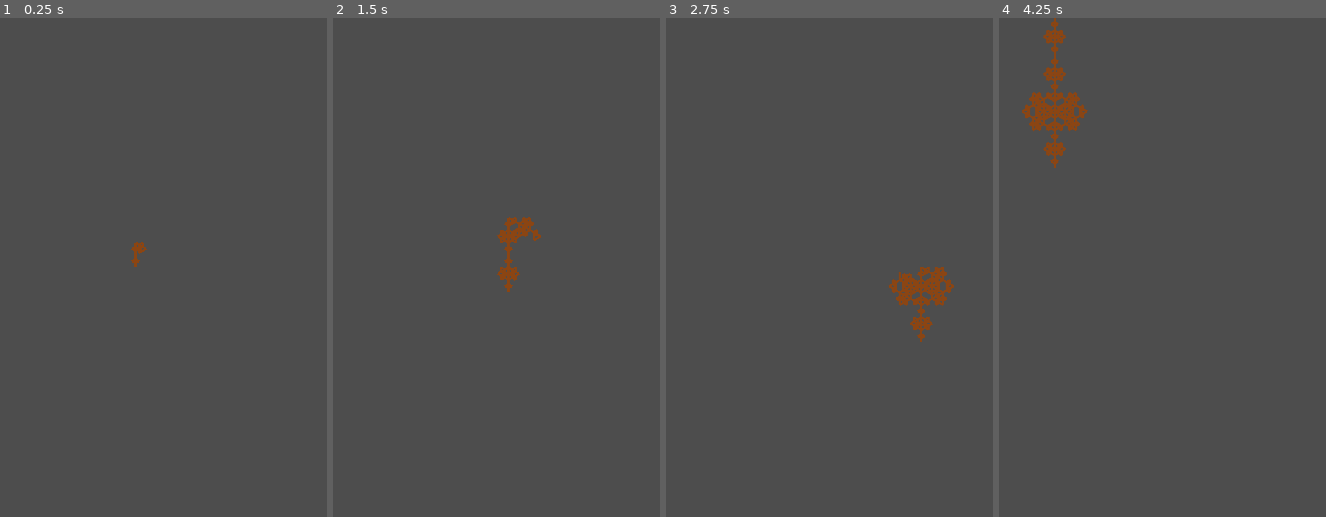
Above: before the commit, frames 1-4 (left to right).
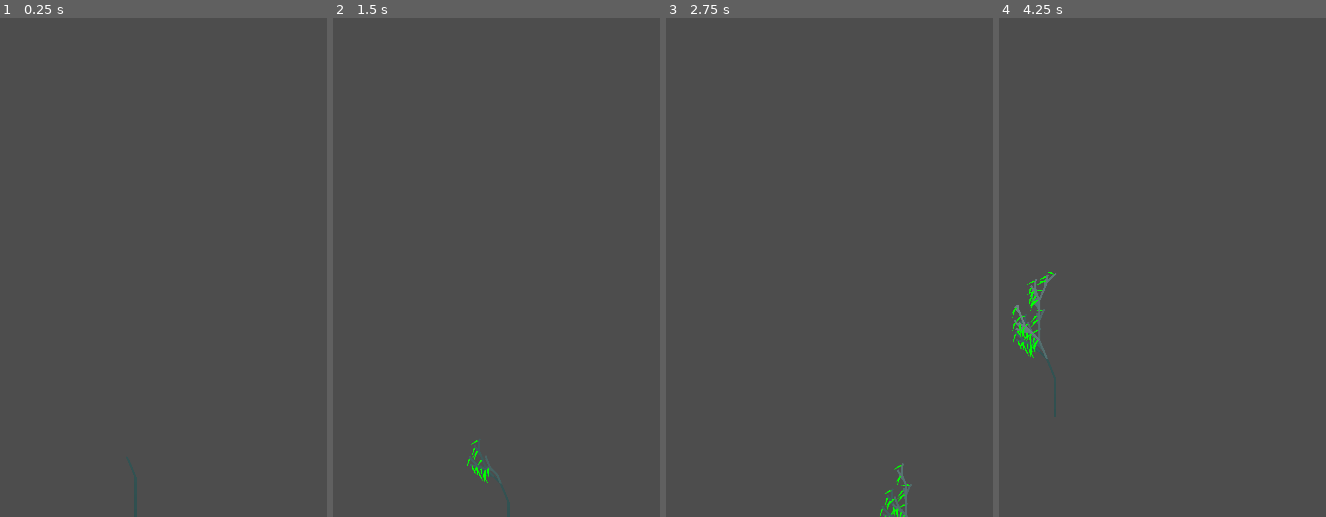
Above: after the commit, the same moments.

Repository: Gwynennen/Godot-4.1.1---Procedural-plants-generation-using-L-system
Game: Godot game, scene res://Main.tscn
Two runs of this game, one before a commit and one after it. Both use one fixed random seed, a clock stepped at 60 frames per second and the inputs below. The project has no main scene, so this scene is started directly.
Inputs (mouse positions are in pixels of both pictures, inside the frame that each line leads up to):
- Up to frame 1 (0.25 s): no input
- Up to frame 2 (1.5 s): move the mouse to (643, 242) at 0.52 s; click (643, 242) at 0.67 s; tap Enter at 1.25 s; drag from (outside the picture) to (427, 367) at 1.27 s
- Up to frame 3 (2.75 s): move the mouse to (881, 157) at 2.02 s; click (881, 157) at 2.17 s
- Up to frame 4 (4.25 s): tap Space at 2.75 s; drag from (1093, 367) to (outside the picture) at 2.77 s; tap Enter at 3.5 s; move the mouse to (outside the picture) at 3.52 s; click (outside the picture) at 3.67 s

The runs differ from the first frame. In frame 1, 0.2% of the frame differs, in the area x 38-45%, y 44-100%; in frame 2, 0.7%; in frame 3, 1.3%; in frame 4, 2.2%, in the area x 3-28%, y 0-80%.

Commit message:
Add files via upload

Diff:
--- a/L-system2D/MAIN.gd
+++ b/L-system2D/MAIN.gd
@@ -1,40 +1,27 @@
 extends Node2D
 
 var parts = []
-var polyPoints
 var drawble = "FH"
 var skips = "fh"
-var constants = "-+[]|#!@{}.<>&()"
-var swapFlag = 1
+var actions = "-+[]|#!{}.<>&()L"
 var rules
-var colors = {
-	"F": Color.SADDLE_BROWN,
-	"H": Color.BLACK,
-	"dot": Color.DARK_GREEN
-}
 var starting
 var current
-var checkpoint = {
-	"pos": [],
-	"dir": []
-}
-var steps = 5
-var TW
+
 
 func _ready():
 	randomize()
-	rules = load_preset("P2")
+	main("Tree1", Vector2(DisplayServer.window_get_size().x/2, DisplayServer.window_get_size().y), 5, Color.DARK_SLATE_GRAY)
+
+func main(preset_name: String, startingPos: Vector2, steps, color):
+	rules = load_settings(preset_name)
 	current = starting.duplicate(true)
-	$Camera2D.position = starting.pos
-	TW = create_tween()
-	TW.finished.connect(func():
-		var doneLabel = Label.new()
-		doneLabel.text = "DONE"
-		add_child(doneLabel)
-		)
-	calculate_draw()
+	current.pos = startingPos
+	current.color = color
+	calculate_state(steps)
+	draw_parts(set_tween())
 
-func load_preset(presetName: String):
+func load_settings(presetName: String):
 	var preset_data = {}
 	var presets = ConfigFile.new()
 	var err = presets.load("presets.cfg")
@@ -50,16 +37,14 @@
 						starting = presets.get_value(p, key)
 						starting.angle = deg_to_rad(starting.angle)
 						starting.angleDelta = deg_to_rad(starting.angleDelta)
-						starting.pos = Vector2(DisplayServer.window_get_size().x/starting.posX_ratio, DisplayServer.window_get_size().y/starting.posY_ratio)
 						starting.dir = Vector2(starting.dirX, starting.dirY)
 					_:
 						preset_data[key] = presets.get_value(p, key)
 
+			return preset_data
+	push_error("No such preset in config")
 
-			return preset_data
-
-func calculate_draw():
-# calculating state
+func calculate_state(steps):
 	for step in steps:
 		var tmp = ""
 		for part in current.state:
@@ -72,56 +57,71 @@
 				tmp += part
 		current.state = tmp
 
-# drawing
+func draw_parts(TW):
+	var polyPoints
+	var swapFlag = 1
+	var checkpoint = {
+		"pos": [],
+		"dir": []
+	}
 	for part in current.state:
 		if part in drawble:
-			var tmpLength = current.length if part == "F" else current.length/2
-			var newPos = current.pos + current.dir*tmpLength
+			var newPos = current.pos + current.dir * (current.length if part == "F" else current.length/2)
 			var line = Line2D.new()
 			line.add_point(current.pos)
 			line.add_point(current.pos)
 			line.set_width(current.width)
-			line.set_default_color(colors[part])
+			line.set_default_color(current.color)
+			current.color = current.color.lightened(0.001)
 			parts.append(line)
 			add_child(line)
 			TW.tween_method((func(newPos, line): line.set_point_position(line.get_point_count()-1, newPos)).bind(line), current.pos, newPos, 0.01).set_trans(Tween.TRANS_LINEAR)
 			current.pos = newPos
 		elif part in skips:
 			current.pos = current.pos + current.dir*current.length
-		elif part in constants:
+		elif part in actions:
 			match part:
-				"-": current.dir = current.dir.rotated(-current.angle * swapFlag)
-				"+": current.dir = current.dir.rotated(current.angle * swapFlag)
+#				handle stack
 				"[":
 					checkpoint.pos.append(current.pos)
 					checkpoint.dir.append(current.dir)
 				"]":
 					current.pos = checkpoint.pos.pop_back()
 					current.dir = checkpoint.dir.pop_back()
+
+#				handle angles
+				"-": current.dir = current.dir.rotated(-current.angle * swapFlag).normalized()
+				"+": current.dir = current.dir.rotated(current.angle * swapFlag).normalized()
+				"(":
+					current.angle += current.angleDelta
+				")":
+					current.angle -= current.angleDelta
 				"|":
-					current.width -= deg_to_rad(180)
+					current.angle -= deg_to_rad(180)
+
+#				width
 				"#":
 					current.width += current.widthDelta
 				"!":
 					current.width -= current.widthDelta
+
+#				length
 				"<":
 					current.length += current.lengthDelta
 				">":
 					current.length -= current.lengthDelta
-				"(":
-					current.angle += current.angleDelta
-				")":
-					current.angle -= current.angleDelta
-				"@":
-					var line = Line2D.new()
-					var newPos = current.pos + current.dir*current.width
-					line.add_point(current.pos)
-					line.add_point(current.pos)
-					line.set_width(current.width)
-					line.set_default_color(colors.dot)
-					parts.append(line)
-					add_child(line)
-					TW.tween_method((func(newPos, line): line.set_point_position(line.get_point_count()-1, newPos)).bind(line), current.pos, newPos, 0.01).set_trans(Tween.TRANS_LINEAR)
+
+#				handle leaves
+				"L":
+					var leaf = Polygon2D.new()
+					var newPos = PackedVector2Array([current.pos, current.pos+current.dir.rotated(150)*current.length, current.pos+current.dir.rotated(300)*current.length*4])
+					leaf.set_polygon(PackedVector2Array([current.pos, current.pos+current.dir*current.width,current.pos+current.dir*current.width]))
+					leaf.set_color(Color.GREEN)
+					parts.append(leaf)
+					add_child(leaf)
+					TW.tween_method((func(newPos, leaf): leaf.set_polygon(newPos)).bind(leaf), leaf.get_polygon(), newPos, 0.01).set_trans(Tween.TRANS_LINEAR)
+
+#				handle polygon
 				"{":
 					polyPoints = PackedVector2Array()
 					polyPoints.append(current.pos)
@@ -133,5 +133,19 @@
 					poly.color = Color.YELLOW
 					poly.set_polygon(polyPoints)
 					polyPoints = PackedVector2Array()
+
+# 				reverse +- action
 				"&":
 					swapFlag = 1 if swapFlag == -1 else 1
+
+
+
+func set_tween():
+	var TW = create_tween()
+	TW.finished.connect(func():
+		var doneLabel = Label.new()
+		doneLabel.text = "DONE"
+		add_child(doneLabel)
+	)
+
+	return TW
--- a/L-system2D/Main.tscn
+++ b/L-system2D/Main.tscn
@@ -7,4 +7,5 @@
 script = ExtResource("1_saftl")
 
 [node name="Camera2D" type="Camera2D" parent="."]
+anchor_mode = 0
 script = ExtResource("2_aao2y")
--- a/L-system2D/presets.cfg
+++ b/L-system2D/presets.cfg
@@ -1,11 +1,9 @@
+;https://www.houdinikitchen.net/2019/12/21/how-to-create-l-systems/
 [P1]
-
 X = {"pbty": 100, "main":"{F-F}{F-F}--[--X]{F-F}{F-F}--{F-F}{F-F}--", "second": "Y"}
 Y = {"pbty": 100, "main":"f-F+X+F-fY", "second": ""}
 values = {
 	"state": "Y---Y",
-	"posX_ratio": 2,
-	"posY_ratio": 2,
 	"length": 10,
 	"lengthDelta": 4,
 	"width": 5,
@@ -17,12 +15,9 @@
 }
 
 [P2]
-
 F = {"pbty": 100, "main":"FF++F++F+F++F-F"}
 values = {
 	"state": "F",
-	"posX_ratio": 2,
-	"posY_ratio": 2,
 	"length": 10,
 	"lengthDelta": 4,
 	"width": 5,
@@ -32,3 +27,32 @@
 	"angle": 60,
 	"angleDelta": 20
 }
+
+[EdgeRewrite1]
+F = {"pbty": 100, "main":"F+F--F+F"}
+values = {
+	"state": "F",
+	"length": 50,
+	"lengthDelta": 4,
+	"width": 5,
+	"widthDelta": 2,
+	"dirX": 0,
+	"dirY": -1,
+	"angle": 60,
+	"angleDelta": 20
+}
+
+[Tree1]
+X = {"pbty": 100, "main":"F-[[X]+X]+F[+FX]-XL"}
+F = {"pbty": 100, "main":"FF"}
+values = {
+	"state": "X",
+	"length": 6,
+	"lengthDelta": 4,
+	"width": 5,
+	"widthDelta": 2,
+	"dirX": 0,
+	"dirY": -1,
+	"angle": 22.5,
+	"angleDelta": 20
+}
